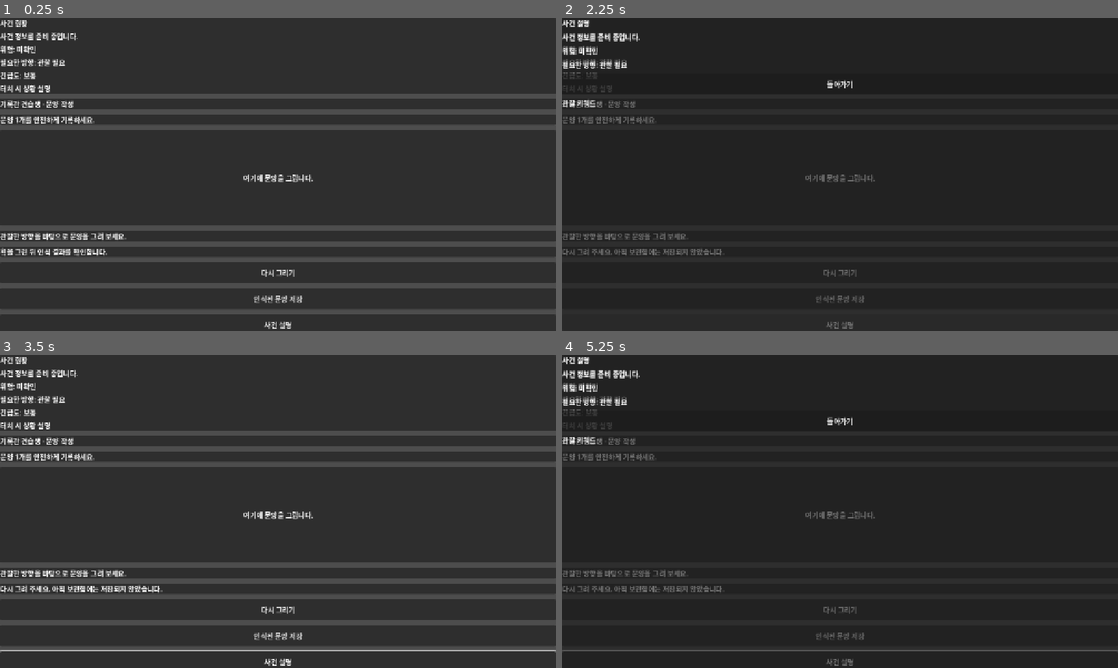
Above: before the commit, frames 1-4 (two rows, left to right).
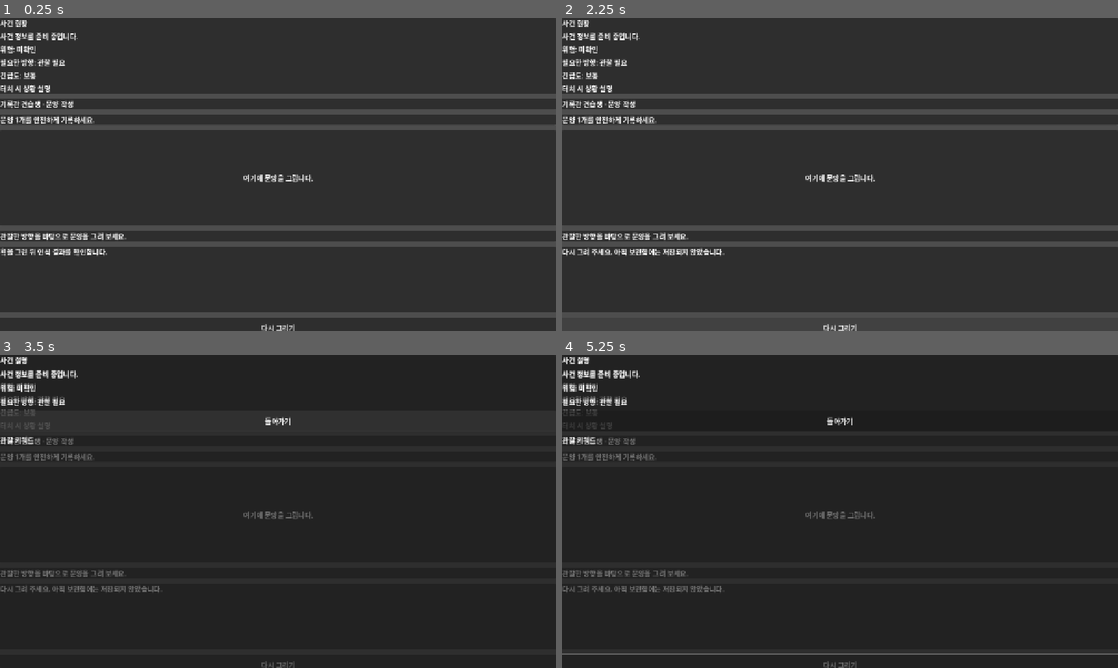
Above: after the commit, the same moments.

Repository: alsdmlals4-eng/GRIMOIRE-
Game: Godot game, scene res://src/ui/spell_workflow/glyph_drawing_screen.tscn
The game is run twice, just before and just after one commit, with the same random seed, the same clock (stepped at 60 frames per second) and the same inputs. This scene is started directly instead of the project's main scene.
Inputs (mouse positions are in pixels of both pictures, inside the frame that each line leads up to):
- Up to frame 1 (0.25 s): no input
- Up to frame 2 (2.25 s): click "다시 그리기" at 0.5 s; click (840, 299) at 1.25 s, where only the run before the commit has a clickable "인식된 문양 저장"; click (840, 324) at 2 s, where only the run before the commit has a clickable "사건 설명"
- Up to frame 3 (3.5 s): click (278, 420) at 2.75 s, where only the run before the commit has a clickable "돌아가기"
- Up to frame 4 (5.25 s): tap Enter at 3.5, 5 s; drag from (840, 392) to (895, 442) at 3.52 s; tap Space at 4.25 s; drag from (728, 527) to (812, 574) at 4.27 s; move the mouse to (895, 442) at 5.02 s; hold Right from 5.03 s (still down); tap Ctrl at 5.1 s

The runs differ from the first frame. In frame 1, 5.0% of the frame differs, in the area x 0-100%, y 76-100%; in frame 2, 13%; in frame 3, 16%, in the area x 0-100%, y 0-100%; in frame 4, 1.1%.

Commit message:
feat: preview recognized glyph art

Diff:
--- a/src/ui/spell_workflow/glyph_drawing_screen.gd
+++ b/src/ui/spell_workflow/glyph_drawing_screen.gd
@@ -1,6 +1,8 @@
 # 사건 맥락을 유지하며 인식된 문양만 기존 예약 경로로 저장하는 작성 화면이다.
 class_name GlyphDrawingScreen
 extends Control
+
+const GlyphVisualResolver = preload("res://src/ui/spell_workflow/glyph_visual_resolver.gd")
 
 signal glyph_saved(glyph_id: StringName)
 signal open_incident_requested
@@ -145,6 +147,7 @@
     if _view_model != null and _view_model.has_method("from_result"):
         view = _view_model.from_result(result, _selected_glyph_id(), stroke_count)
     _set_recognition_text(String(view.get("primary_text", result.get("status", "NO_VALID_INPUT"))))
+    _bind_recognition_glyph(_selected_glyph_id())
     return result.duplicate(true)
 
 
@@ -155,9 +158,19 @@
 
 
 func _set_recognition_text(message: String) -> void:
-    var label = get_node_or_null(NodePath("RecognitionPanel/Message"))
+    var label = get_node_or_null(NodePath("RecognitionPanel/Content/Message"))
     if label != null:
         label.text = message
+
+
+func _bind_recognition_glyph(glyph_id: StringName) -> void:
+    var preview = get_node_or_null(NodePath("RecognitionPanel/Content/GlyphPreview")) as TextureRect
+    var name_label = get_node_or_null(NodePath("RecognitionPanel/Content/GlyphNameLabel")) as Label
+    if preview != null:
+        preview.texture = GlyphVisualResolver.texture_for(glyph_id)
+    if name_label != null:
+        name_label.text = GlyphVisualResolver.korean_name_for(glyph_id)
+        name_label.visible = not name_label.text.is_empty()
 
 
 func _connect_button(path: String, callback: Callable) -> void:
--- a/src/ui/spell_workflow/glyph_drawing_screen.tscn
+++ b/src/ui/spell_workflow/glyph_drawing_screen.tscn
@@ -61,10 +61,23 @@
 layout_mode = 2
 theme_type_variation = &"AcademyPanel"
 
-[node name="Message" type="Label" parent="RecognitionPanel" unique_id=1928711037]
+[node name="Content" type="VBoxContainer" parent="RecognitionPanel"]
+layout_mode = 2
+
+[node name="Message" type="Label" parent="RecognitionPanel/Content" unique_id=1928711037]
 layout_mode = 2
 text = "획을 그린 뒤 인식 결과를 확인합니다."
 autowrap_mode = 2
+
+[node name="GlyphPreview" type="TextureRect" parent="RecognitionPanel/Content"]
+custom_minimum_size = Vector2(96, 96)
+layout_mode = 2
+expand_mode = 1
+stretch_mode = 5
+
+[node name="GlyphNameLabel" type="Label" parent="RecognitionPanel/Content"]
+layout_mode = 2
+horizontal_alignment = 2
 
 [node name="RetryButton" type="Button" parent="." unique_id=1905593916]
 custom_minimum_size = Vector2(48, 48)
--- a/tests/integration/test_glyph_drawing_workflow_screen.gd
+++ b/tests/integration/test_glyph_drawing_workflow_screen.gd
@@ -36,6 +36,8 @@
     "WritingCanvas",
     "GlyphInfoPanel",
     "RecognitionPanel",
+    "RecognitionPanel/Content/GlyphPreview",
+    "RecognitionPanel/Content/GlyphNameLabel",
     "RetryButton",
     "SaveButton",
 ]
@@ -69,9 +71,20 @@
     case.assert_true(screen.has_node(NodePath("IncidentStatusCard/Content/Urgency")), "status card exposes urgency")
     case.assert_true(screen.has_node(NodePath("IncidentStatusCard/Content/TouchHint")), "status card explains its touch affordance")
     case.assert_true(FileAccess.file_exists("res://src/ui/spell_workflow/components/incident_explanation_overlay.tscn"), "incident overlay scene exists")
+    _assert_recognition_glyph_visual(case, screen)
     _assert_explicit_save_replays_once(case, screen)
     _assert_incident_overlay_preserves_context(case)
     screen.queue_free()
+
+
+func _assert_recognition_glyph_visual(case, screen) -> void:
+    var coordinator = FakeScribeCoordinator.new()
+    screen.configure({}, null, coordinator, null, {"selected_glyph_id": &"HEAT"}, 0)
+    screen.submit_strokes([])
+    var preview = screen.get_node_or_null(NodePath("RecognitionPanel/Content/GlyphPreview")) as TextureRect
+    var name_label = screen.get_node_or_null(NodePath("RecognitionPanel/Content/GlyphNameLabel")) as Label
+    case.assert_true(preview != null and preview.texture != null, "recognition result previews the selected approved glyph")
+    case.assert_equal("열기", name_label.text if name_label != null else "", "recognition result uses the live Korean glyph name")
 
 
 func _assert_explicit_save_replays_once(case, screen) -> void:
--- a/tests/unit/test_glyph_visual_resolver.gd
+++ b/tests/unit/test_glyph_visual_resolver.gd
@@ -21,7 +21,7 @@
         var expected_path := "res://assets/art/ui/glyphs/glyph_%s.png" % String(glyph_id).to_lower()
         case.assert_equal(glyph_id, resolver.asset_id_for(glyph_id), "%s keeps its approved visual ID" % glyph_id)
         case.assert_equal(expected_path, resolver.texture_path_for(glyph_id), "%s resolves its approved PNG" % glyph_id)
-        case.assert_ne("", resolver.korean_name_for(glyph_id), "%s has a live Korean name" % glyph_id)
+        case.assert_true(not resolver.korean_name_for(glyph_id).is_empty(), "%s has a live Korean name" % glyph_id)
         case.assert_true(resolver.texture_for(glyph_id) != null, "%s loads its approved texture" % glyph_id)
 
     case.assert_equal(&"BURST", resolver.asset_id_for(&"AMPLIFY"), "AMPLIFY uses BURST art only as visual compatibility")
